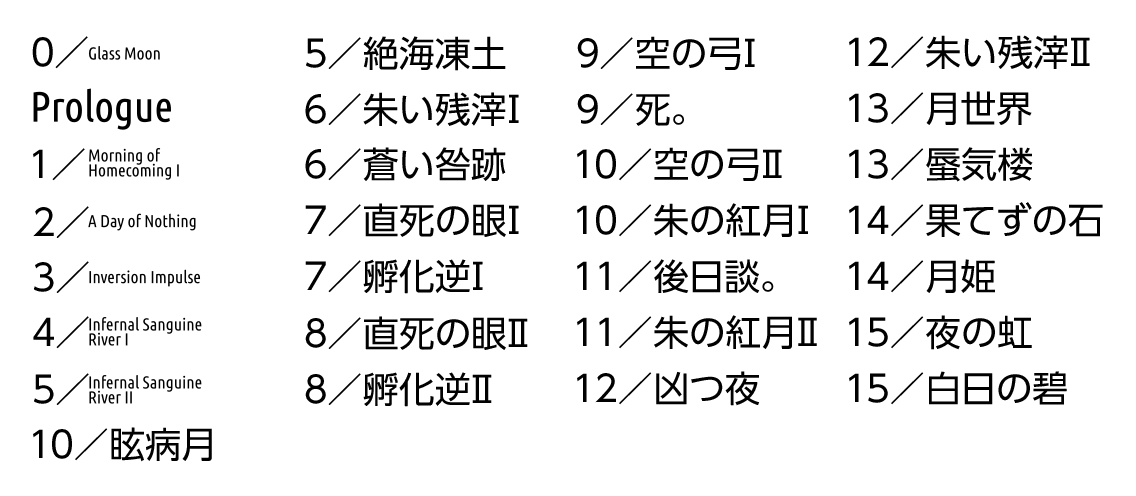
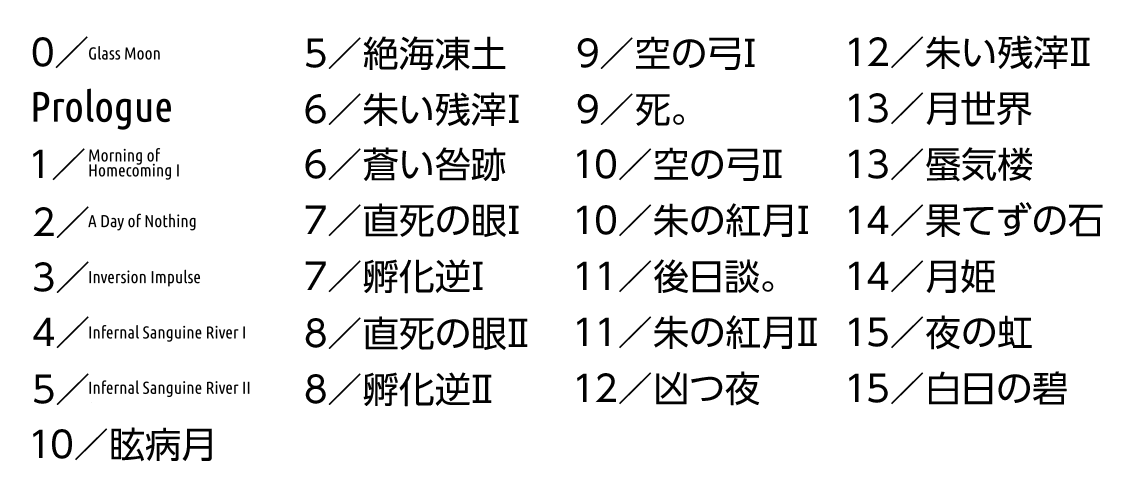
Before/after of a w=1136, h=496 layered artwork. What changed in the layer stack:
painted on "background" over [left=89, top=317, right=250, bottom=404]
